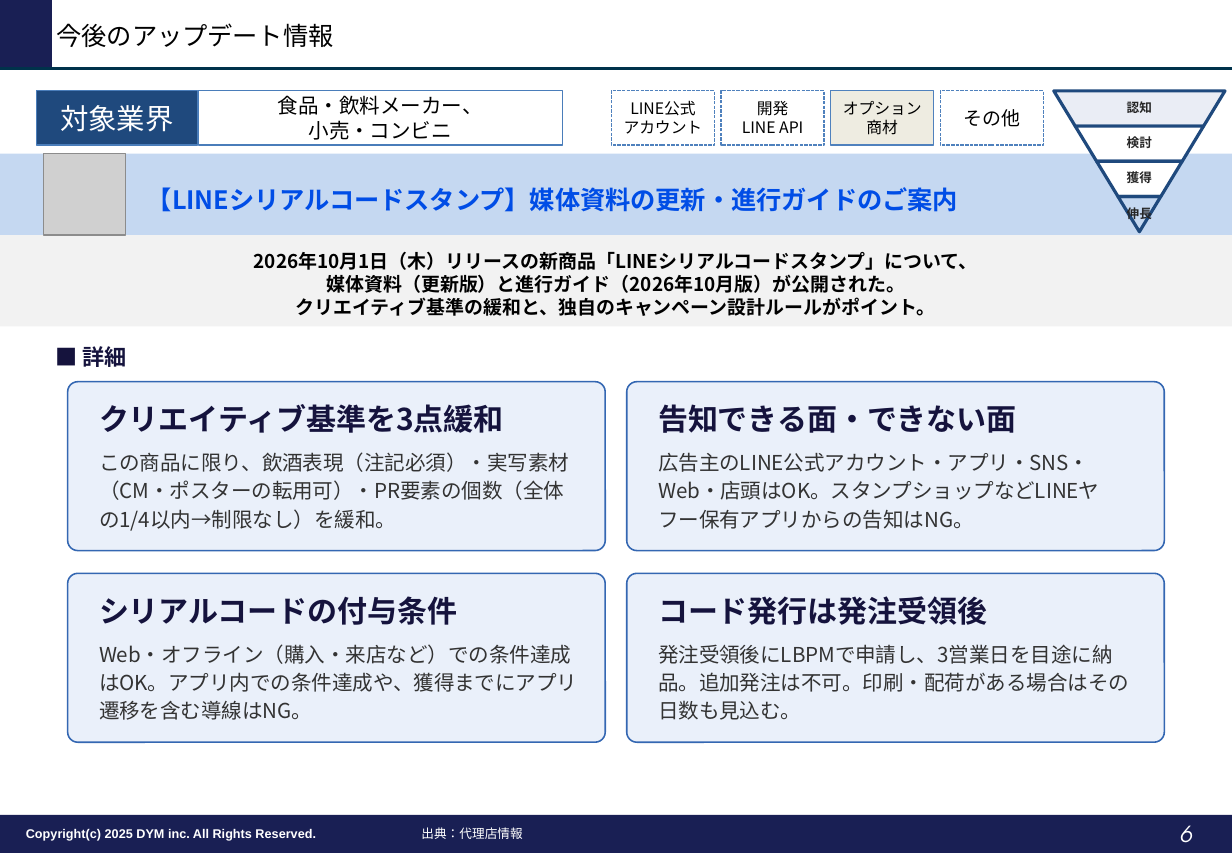
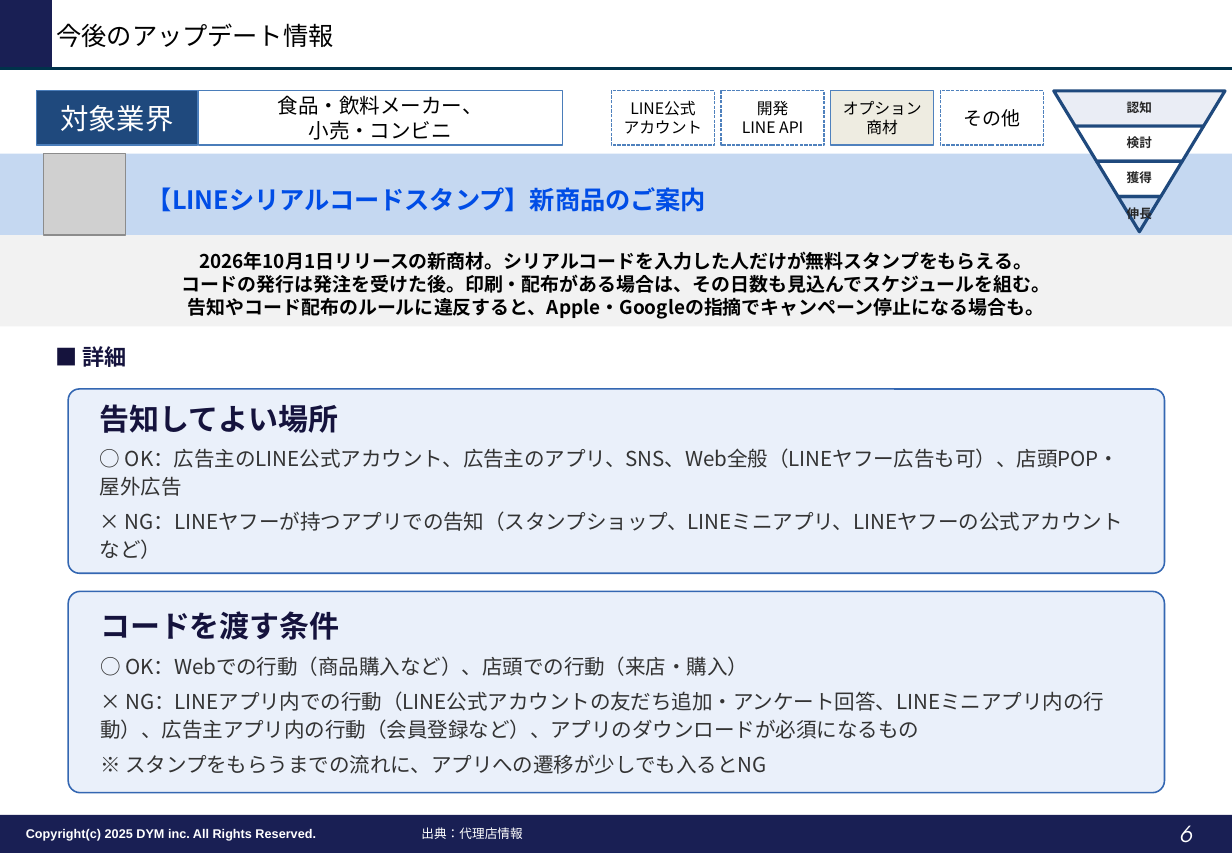
Before and after one commit to tonomura-r-dev/folder, a slide deck: slide 6 of LINEOA媒体最新情報_2026年10月トレンドレポート.pptx. Drawn at 1232x853 pixels with LibreOffice and Linux fonts; fonts in the diff are those of the drawing; grey boxes stand for pictures; background and template pictures are left out. Boxes give left, top, right and bottom in pixels: in the first picture for what was removed or moved away, otherwise in the second. Text is boxed around its words. In the diff, an @@ line names an element or a change of style, - is before the commit and + after.

```diff
--- a/LINEOA媒体最新情報_2026年10月トレンドレポート.pptx
+++ b/LINEOA媒体最新情報_2026年10月トレンドレポート.pptx
@@ text at [147,187,706,212]: text changed @@
-【LINEシリアルコードスタンプ】媒体資料の更新・進行ガイドのご案内
+【LINEシリアルコードスタンプ】新商品のご案内
@@ text at [181,251,1051,319]: text changed @@
-2026年10月1日（木）リリースの新商品「LINEシリアルコードスタンプ」について、
-媒体資料（更新版）と進行ガイド（2026年10月版）が公開された。
-クリエイティブ基準の緩和と、独自のキャンペーン設計ルールがポイント。
+2026年10月1日リリースの新商材。シリアルコードを入力した人だけが無料スタンプをもらえる。
+コードの発行は発注を受けた後。印刷・配布がある場合は、その日数も見込んでスケジュールを組む。
+告知やコード配布のルールに違反すると、Apple・Googleの指摘でキャンペーン停止になる場合も。
@@ rounded rectangle "告知してよい場所": place and size @@
-rounded rectangle "告知してよい場所" at [68,382,606,552]
+rounded rectangle "告知してよい場所" at [68,389,1165,573]
@@ text in rounded rectangle at [100,404,1123,531]: text changed @@
-クリエイティブ基準を3点緩和
-この商品に限り、飲酒表現（注記必須）・実写素材（CM・ポスターの転用可）・PR要素の個数（全体の1/4以内→制限なし）を緩和。
+告知してよい場所
+○ OK：広告主のLINE公式アカウント、広告主のアプリ、SNS、Web全般（LINEヤフー広告も可）、店頭POP・屋外広告
+× NG：LINEヤフーが持つアプリでの告知（スタンプショップ、LINEミニアプリ、LINEヤフーの公式アカウントなど）
@@ rounded rectangle "コードを渡す条件": place and size @@
-rounded rectangle "コードを渡す条件" at [627,382,1165,552]
+rounded rectangle "コードを渡す条件" at [68,592,1165,793]
@@ rounded rectangle removed at [68,573,606,743] @@
-シリアルコードの付与条件
-Web・オフライン（購入・来店など）での条件達成はOK。アプリ内での条件達成や、獲得までにアプリ遷移を含む導線はNG。
@@ rounded rectangle removed at [627,573,1165,743] @@
-コード発行は発注受領後
-発注受領後にLBPMで申請し、3営業日を目途に納品。追加発注は不可。印刷・配荷がある場合はその日数も見込む。
@@ text in rounded rectangle at [100,611,1104,774]: text changed @@
-告知できる面・できない面
-広告主のLINE公式アカウント・アプリ・SNS・Web・店頭はOK。スタンプショップなどLINEヤフー保有アプリからの告知はNG。
+コードを渡す条件
+○ OK：Webでの行動（商品購入など）、店頭での行動（来店・購入）
+× NG：LINEアプリ内での行動（LINE公式アカウントの友だち追加・アンケート回答、LINEミニアプリ内の行動）、広告主アプリ内の行動（会員登録など）、アプリのダウンロードが必須になるもの
+※ スタンプをもらうまでの流れに、アプリへの遷移が少しでも入るとNG
```
Also in this commit, not shown: 1 other slide changed, 1 slide added.
